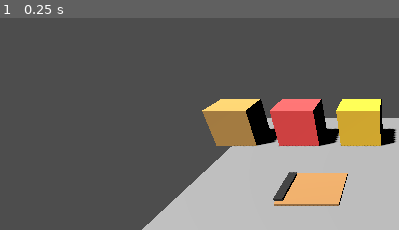
Above: before the commit, frame 1.
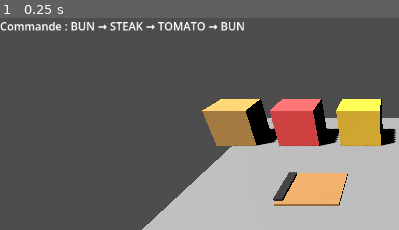
Above: after the commit, the same moment.

Repository: arthur-mdn/Godot-Burger-Maker
Game: Godot game, scene res://Scenes/main.tscn
Two runs of this game, one before a commit and one after it. Both use one fixed random seed, a clock stepped at 60 frames per second and the inputs below.
Inputs:
- Up to frame 1 (0.25 s): no input
The pictures show only the part of the screen within x 0-50%, y 0-50%; the shares and areas given below are measured in that part.

The runs differ from the first frame. In frame 1, 1.3% of the frame differs, in the area x 0-62%, y 1-7%.

Commit message:
Display order on UI

Diff:
--- a/Scenes/main.tscn
+++ b/Scenes/main.tscn
@@ -66,9 +66,18 @@
 [node name="CuttingBoard" parent="." unique_id=1178119326 instance=ExtResource("7_cb")]
 transform = Transform3D(1, 0, 0, 0, 1, 0, 0, 0, 1, 0, 0, 2)
 
-[node name="OrderManager" type="Node3D" parent="." unique_id=1096114686]
+[node name="OrderManager" type="Node3D" parent="." unique_id=1096114686 node_paths=PackedStringArray("order_label")]
 script = ExtResource("7_6bp64")
+order_label = NodePath("../CanvasLayer/OrderLabel")
 
 [node name="ServingStation" parent="." unique_id=1885268490 node_paths=PackedStringArray("order_manager") instance=ExtResource("8_344ge")]
 transform = Transform3D(1, 0, 0, 0, 1, 0, 0, 0, 1, 0, 0, -2.2490947)
 order_manager = NodePath("../OrderManager")
+
+[node name="CanvasLayer" type="CanvasLayer" parent="." unique_id=1434321409]
+
+[node name="OrderLabel" type="Label" parent="CanvasLayer" unique_id=1849290514]
+offset_right = 40.0
+offset_bottom = 23.0
+text = "ORDER"
+horizontal_alignment = 1
--- a/Scripts/order_manager.gd
+++ b/Scripts/order_manager.gd
@@ -1,34 +1,60 @@
 extends Node
 
 var current_order = null
+@export var order_label: Label
 
 func generate_order():
 	var orders = [
-		[0, 1, 0], # bun steak bun
-		[0, 1, 2, 0], # bun steak cheese bun
-		[0, 1, 3, 0], # bun steak tomato bun
+		[0, 1, 0],
+		[0, 1, 2, 0],
+		[0, 1, 3, 0],
 	]
 
 	current_order = orders.pick_random()
 
-	print("ORDER :", readable_order())
+	var text = "Commande : " + readable_order_text()
+
+	print(text)
+
+	if order_label:
+		order_label.text = text
+
 
 func readable_order():
 	var names = ["BUN", "STEAK", "CHEESE", "TOMATO", "SALAD", "ONION"]
 
-	var result = []
+	var result: Array[String] = []
 	for i in current_order:
 		result.append(names[i])
 
 	return result
 
+
+func readable_order_text():
+	var parts = readable_order()
+	var text = ""
+
+	for i in range(parts.size()):
+		text += parts[i]
+		if i < parts.size() - 1:
+			text += " → "
+
+	return text
+
+
 func validate(item):
 	if item.stack == current_order:
 		print("SUCCESS")
+		order_label.modulate = Color.GREEN
 	else:
 		print("FAIL")
+		order_label.modulate = Color.RED
+
+	await get_tree().create_timer(1).timeout
+	order_label.modulate = Color.WHITE
 
 	generate_order()
+
 
 func _ready():
 	print("OrderManager OK")
Not shown: 1 places in Scenes/main.tscn that only renumber resources
